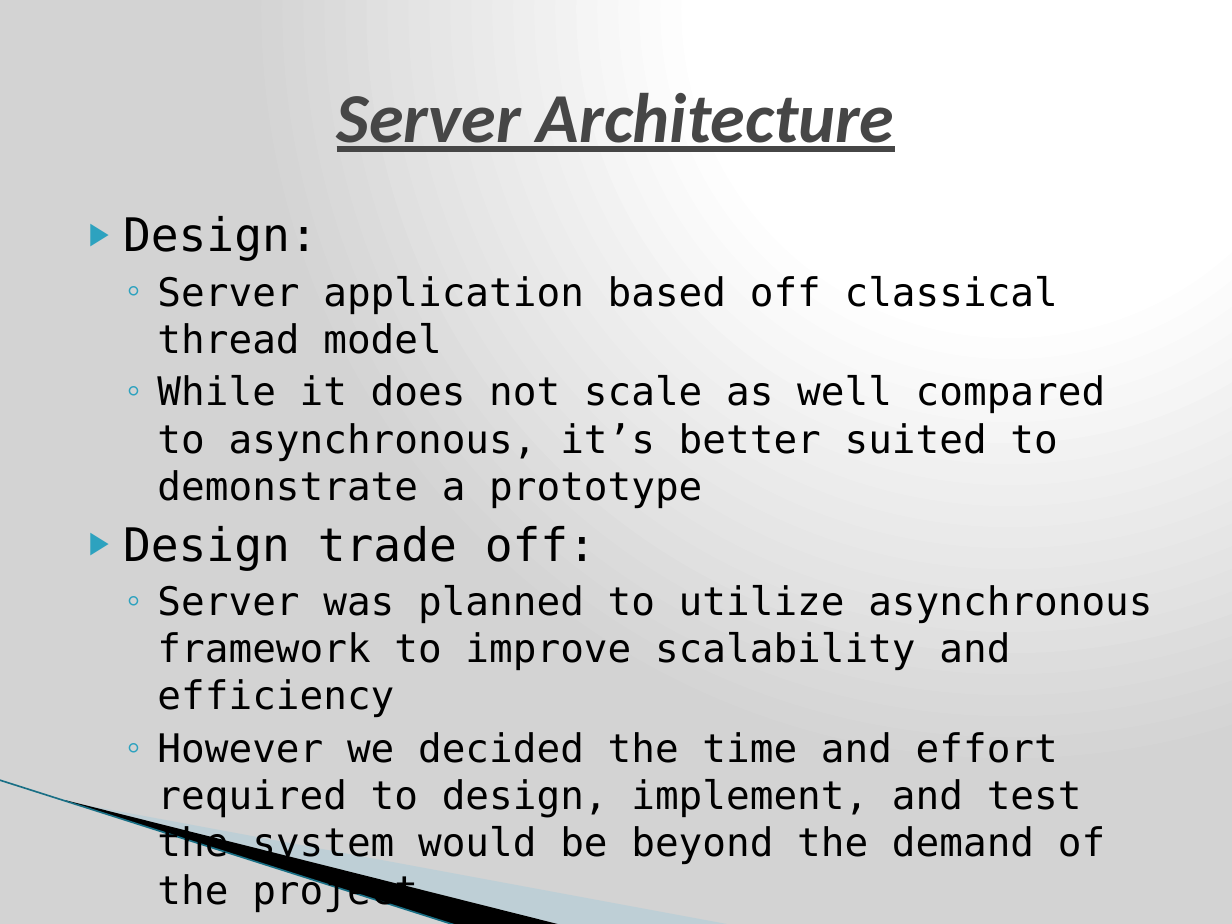
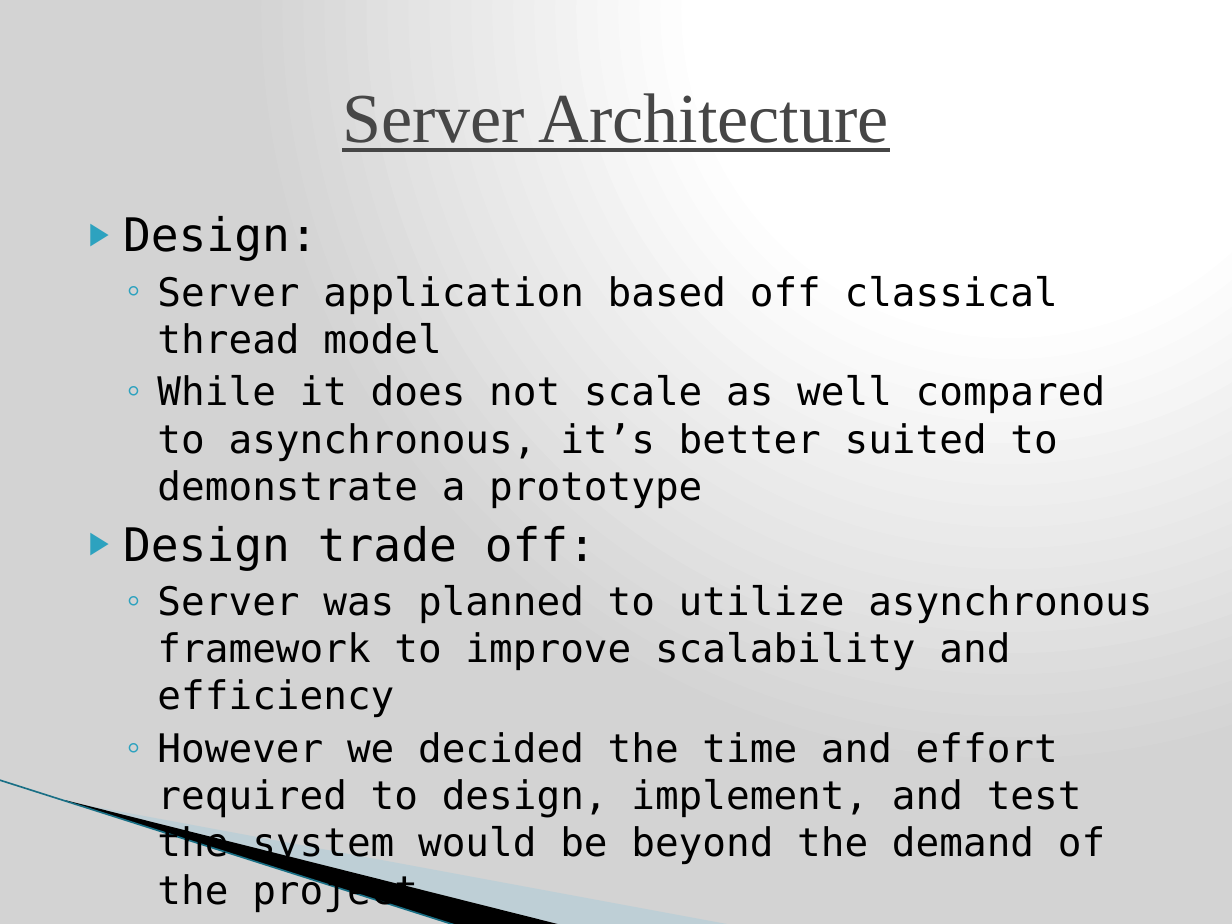
Before and after one commit to nomastmas/raichu, a slide deck: slide 16 of docs/final_presentation_release.pptx. Drawn at 1232x924 pixels with LibreOffice and Linux fonts; fonts in the diff are those of the drawing; background and template pictures are left out. Boxes give left, top, right and bottom in pixels: in the first picture for what was removed or moved away, otherwise in the second. Text is boxed around its words. In the diff, an @@ line names an element or a change of style, - is before the commit and + after.

```diff
--- a/docs/final_presentation_release.pptx
+++ b/docs/final_presentation_release.pptx
@@ title "Server Architecture" at [342, 93, 889, 152]: font Calibri to Times New Roman, bold off, italic off @@
```
Also in this commit, not shown: 20 other slides changed.
